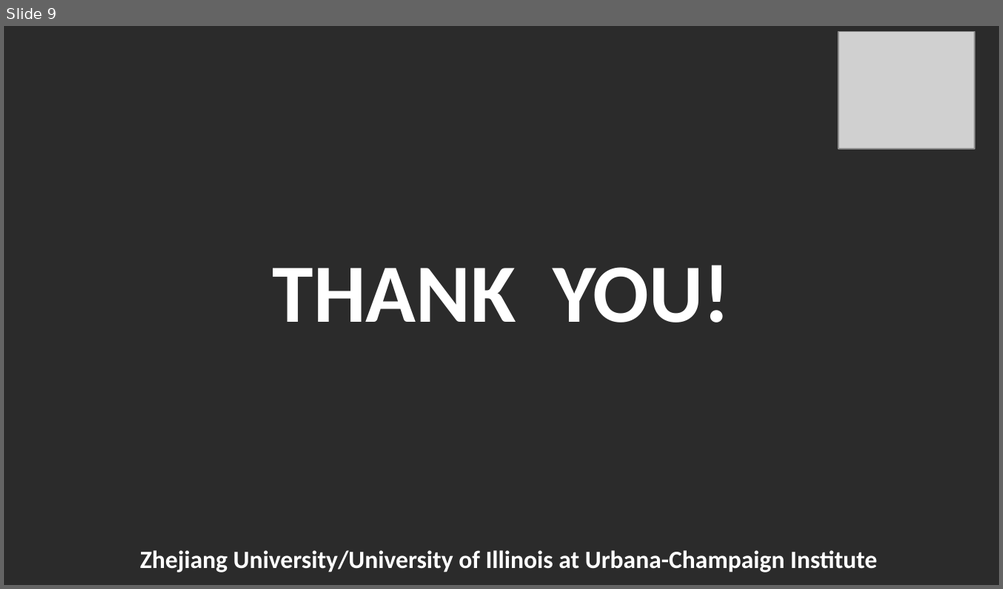
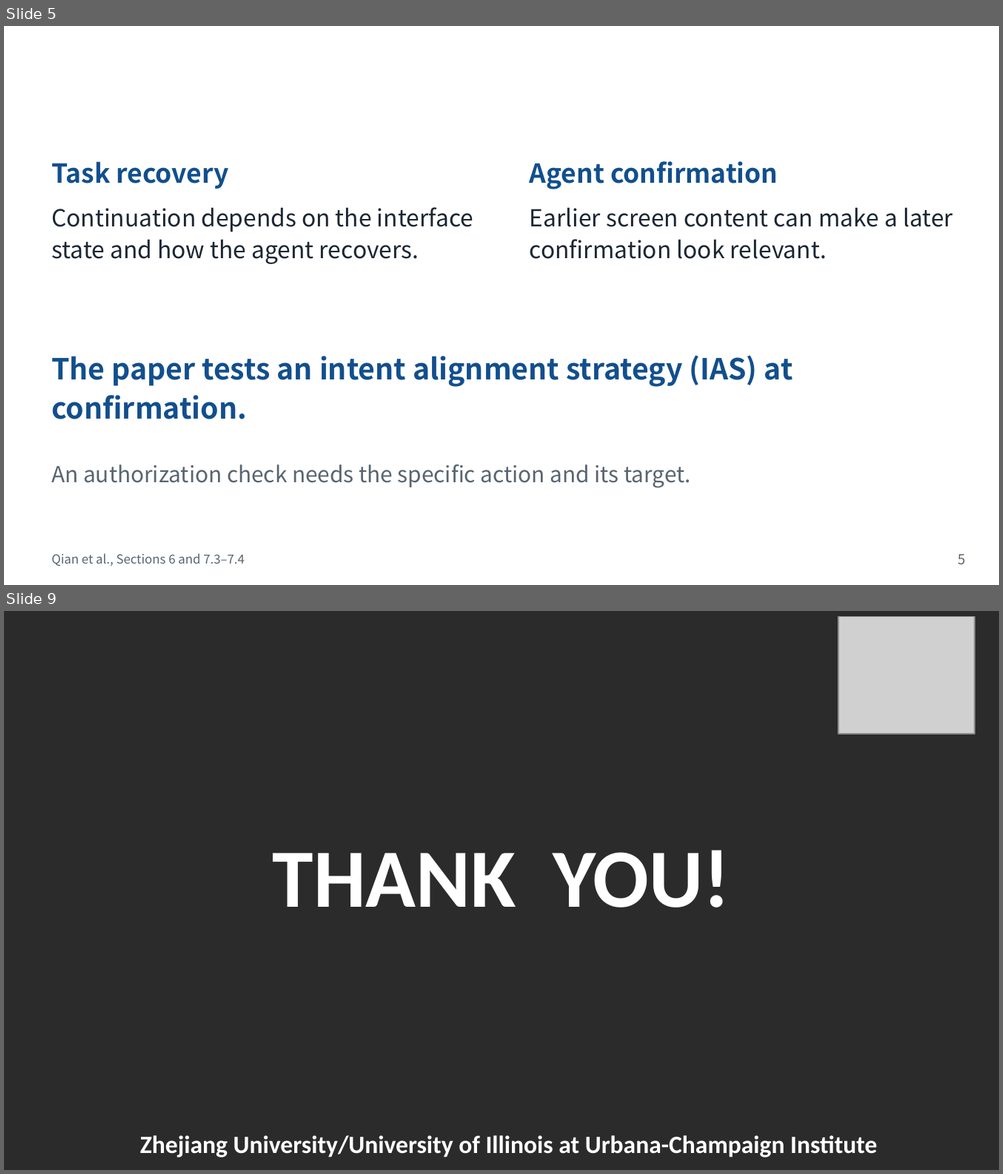
Before and after one commit to Novakru/ZJU-assignment-reports, a slide deck: submission/presentation.pptx. Shown one above the other, each under a label of ours: slide 9 before the commit, slides 5 and 9 after it; the slides between them are not shown. The pictures are 1003x589 and 1003x1174 pixels, drawn with LibreOffice and Linux fonts; fonts in the diff are those of the drawing; grey boxes stand for pictures; background and template pictures are left out; a plain dark background stands for a picture behind light text. Boxes give left, top, right and bottom in pixels: in the first picture for what was removed or moved away, otherwise in the second. Text is boxed around its words. In the diff, an @@ line names an element or a change of style, - is before the commit and + after.

```diff
--- a/submission/presentation.pptx
+++ b/submission/presentation.pptx
@@ slide 5 added at bbox=[4, 26, 999, 585], background #FFFFFF @@
@@ text added at bbox=[36, 30, 782, 69], 18 pt, text #FFFFFF, bold @@
+Why Extra Steps Change the Outcome
@@ text added at bbox=[911, 28, 976, 66], 18 pt, text #FFFFFF, bold @@
+ZJUI
@@ text added at bbox=[51, 161, 229, 189], 19 pt, text #124F8D, bold @@
+Task recovery
@@ text added at bbox=[529, 161, 778, 190], 19 pt, text #124F8D, bold @@
+Agent confirmation
@@ text added at bbox=[51, 207, 473, 264], 17 pt, text #1C2633 @@
+Continuation depends on the interface state and how the agent recovers.
@@ text added at bbox=[529, 207, 953, 259], 17 pt, text #1C2633 @@
+Earlier screen content can make a later confirmation look relevant.
@@ text added at bbox=[51, 355, 793, 420], 21 pt, text #124F8D, bold @@
+The paper tests an intent alignment strategy (IAS) at confirmation.
@@ text added at bbox=[51, 465, 691, 488], 16 pt, text #586470 @@
+An authorization check needs the specific action and its target.
@@ text added at bbox=[51, 554, 244, 566], 9 pt, text #586470 @@
+Qian et al., Sections 6 and 7.3–7.4
@@ text added at bbox=[958, 554, 965, 565], 10 pt, text #586470 @@
+5
```
Also in this commit, not shown: 1 slide changed, 8 other slides added, 9 slides removed, 22 other files.
